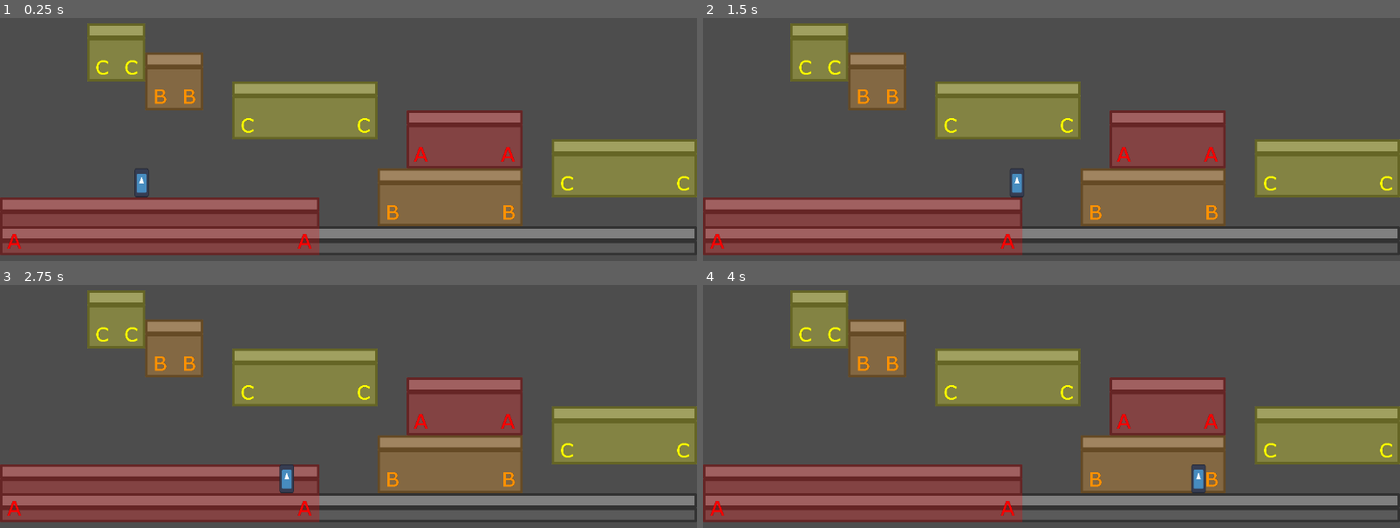
Above: before the commit, frames 1-4 (two rows, left to right).
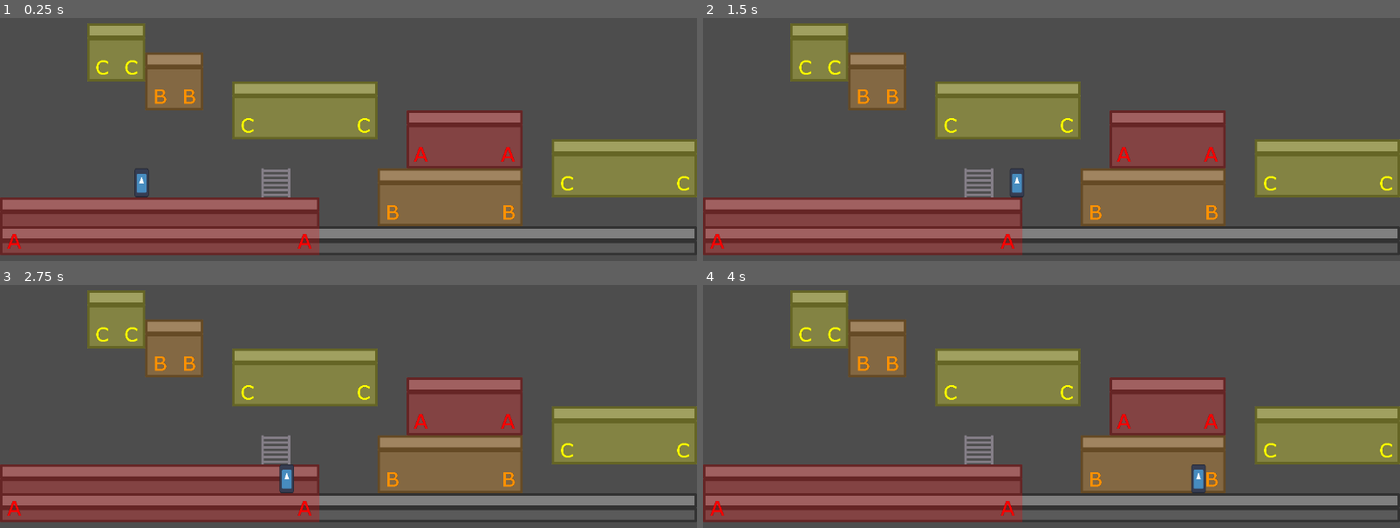
Above: after the commit, the same moments.

Repository: nicom7/game-off-2023
Game: Godot game, scene res://levels/world.tscn
Two runs of this game, one before a commit and one after it. Both use one fixed random seed, a clock stepped at 60 frames per second and the inputs below. The engine's default icon, where the game draws it, is replaced by a stand-in: a white triangle on a blue panel in a dark square.
Inputs:
- Up to frame 1 (0.25 s): no input
- Up to frame 2 (1.5 s): tap Enter at 0.5 s; hold Right (ui_right) from 0.53 s (still down)
- Up to frame 3 (2.75 s): release Right (ui_right) at 2.03 s; hold Left (ui_left) from 2.03 s (still down)
- Up to frame 4 (4 s): release Left (ui_left) at 2.78 s; hold Right (ui_right) from 2.78 s (still down)

The runs differ from the first frame. In frame 1, 0.3% of the frame differs, in the area x 37-42%, y 62-74%; in frame 2, 0.3%; in frame 3, 0.3%; in frame 4, 0.3%.

Commit message:
Add ladder (wip)
- Add interactive object

Diff:
--- a/characters/player/player.gd
+++ b/characters/player/player.gd
@@ -1,3 +1,4 @@
+class_name Character
 extends CharacterBody2D
 
 @export var speed: float = 300.0
@@ -39,7 +40,8 @@
 			on_floor_changed.emit(on_floor)
 
 signal on_floor_changed(value: bool)
-signal jumped()
+signal jumped
+signal interact
 
 func _ready() -> void:
 	_setup_floor_map_layer_info()
--- a/characters/player/player.tscn
+++ b/characters/player/player.tscn
@@ -9,6 +9,7 @@
 height = 48.0
 
 [node name="Player" type="CharacterBody2D"]
+z_index = 1
 position = Vector2(234, 504)
 script = ExtResource("1_qb0pk")
 jump_note_player_scene = ExtResource("2_fw7sl")
--- /dev/null
+++ b/game_objects/interactive_object.gd
@@ -0,0 +1,21 @@
+class_name InteractiveObject
+extends Area2D
+
+var entered_objects: Dictionary
+
+signal interacted(player: Character, interactive_object: InteractiveObject)
+
+func _on_body_entered(body):
+	entered_objects[body] = body
+	if body is Character:
+		var player = body as Character
+		player.interact.connect(_on_player_interact)
+
+func _on_body_exited(body):
+	entered_objects.erase(body)
+	if body is Character:
+		var player = body as Character
+		player.interact.disconnect(_on_player_interact)
+
+func _on_player_interact(player):
+	interacted.emit(player, self)
--- /dev/null
+++ b/game_objects/interactive_object.tscn
@@ -0,0 +1,17 @@
+[gd_scene load_steps=3 format=3 uid="uid://c60xwma5dmoyi"]
+
+[ext_resource type="Script" path="res://game_objects/interactive_object.gd" id="1_mw5gq"]
+[ext_resource type="Script" path="res://game_objects/interactive_object_info.gd" id="2_lypse"]
+
+[node name="InteractiveObject" type="Area2D"]
+collision_layer = 2
+script = ExtResource("1_mw5gq")
+
+[node name="InteractiveObjectInfo" type="Node" parent="."]
+script = ExtResource("2_lypse")
+
+[connection signal="body_entered" from="." to="." method="_on_body_entered"]
+[connection signal="body_entered" from="." to="InteractiveObjectInfo" method="_on_interactive_object_body_entered"]
+[connection signal="body_exited" from="." to="." method="_on_body_exited"]
+[connection signal="body_exited" from="." to="InteractiveObjectInfo" method="_on_interactive_object_body_exited"]
+[connection signal="interacted" from="." to="InteractiveObjectInfo" method="_on_interactive_object_interacted"]
--- /dev/null
+++ b/game_objects/interactive_object_info.gd
@@ -0,0 +1,17 @@
+extends Node
+
+static var _debug_settings_path: String
+
+@export var enabled: bool = false
+
+func _on_interactive_object_body_entered(body):
+	if enabled:
+		print(body, " entered ", get_parent())
+
+func _on_interactive_object_body_exited(body):
+	if enabled:
+		print(body, " exited ", get_parent())
+
+func _on_interactive_object_interacted(player, _interactive_object):
+	if enabled:
+		print(player, " interacted ", get_parent())
--- a/levels/world.tscn
+++ b/levels/world.tscn
@@ -7,6 +7,8 @@
 [ext_resource type="Texture2D" uid="uid://dyniha8bifqrr" path="res://tilesets/b_tone.png" id="5_gfi64"]
 [ext_resource type="PackedScene" uid="uid://dqk2pedcucgnw" path="res://characters/player/player.tscn" id="6_ahra0"]
 [ext_resource type="Texture2D" uid="uid://bt4ogf2r5paa0" path="res://tilesets/c_tone.png" id="6_fbqr6"]
+[ext_resource type="Texture2D" uid="uid://c6txl6jf3smyb" path="res://sprites/ladder.png" id="8_3mg55"]
+[ext_resource type="PackedScene" uid="uid://c60xwma5dmoyi" path="res://game_objects/interactive_object.tscn" id="9_icboe"]
 
 [sub_resource type="TileSetAtlasSource" id="TileSetAtlasSource_br5yh"]
 texture = ExtResource("3_1r6a2")
@@ -580,6 +582,12 @@
 sources/2 = SubResource("TileSetAtlasSource_efq0d")
 sources/3 = SubResource("TileSetAtlasSource_6hnef")
 
+[sub_resource type="RectangleShape2D" id="RectangleShape2D_svqag"]
+size = Vector2(48, 48)
+
+[sub_resource type="RectangleShape2D" id="RectangleShape2D_uvy5e"]
+size = Vector2(48, 48)
+
 [node name="World" type="Node2D"]
 script = ExtResource("1_u7smd")
 ambient_note_player_scene = ExtResource("2_573sm")
@@ -608,5 +616,29 @@
 [node name="Player" parent="." node_paths=PackedStringArray("current_floor_map") instance=ExtResource("6_ahra0")]
 current_floor_map = NodePath("../Platforms")
 
+[node name="Ladder" type="StaticBody2D" parent="."]
+texture_filter = 3
+texture_repeat = 2
+position = Vector2(432, 480)
+
+[node name="CollisionShape2D" type="CollisionShape2D" parent="Ladder"]
+position = Vector2(24, 24)
+shape = SubResource("RectangleShape2D_svqag")
+disabled = true
+
+[node name="Pivot" type="Node2D" parent="Ladder"]
+
+[node name="Ladder" type="Sprite2D" parent="Ladder/Pivot"]
+texture = ExtResource("8_3mg55")
+centered = false
+region_enabled = true
+region_rect = Rect2(0, 0, 48, 48)
+
+[node name="InteractiveObject" parent="Ladder" instance=ExtResource("9_icboe")]
+
+[node name="CollisionShape2D" type="CollisionShape2D" parent="Ladder/InteractiveObject"]
+position = Vector2(24, 24)
+shape = SubResource("RectangleShape2D_uvy5e")
+
 [connection signal="current_tone_changed" from="Player" to="." method="_on_player_current_tone_changed"]
 [connection signal="on_floor_changed" from="Player" to="." method="_on_player_on_floor_changed"]
Not shown: 1 places in levels/world.tscn that only renumber resources
Binary file added: sprites/ladder.png
Not shown, added: sprites/ladder.png.import
